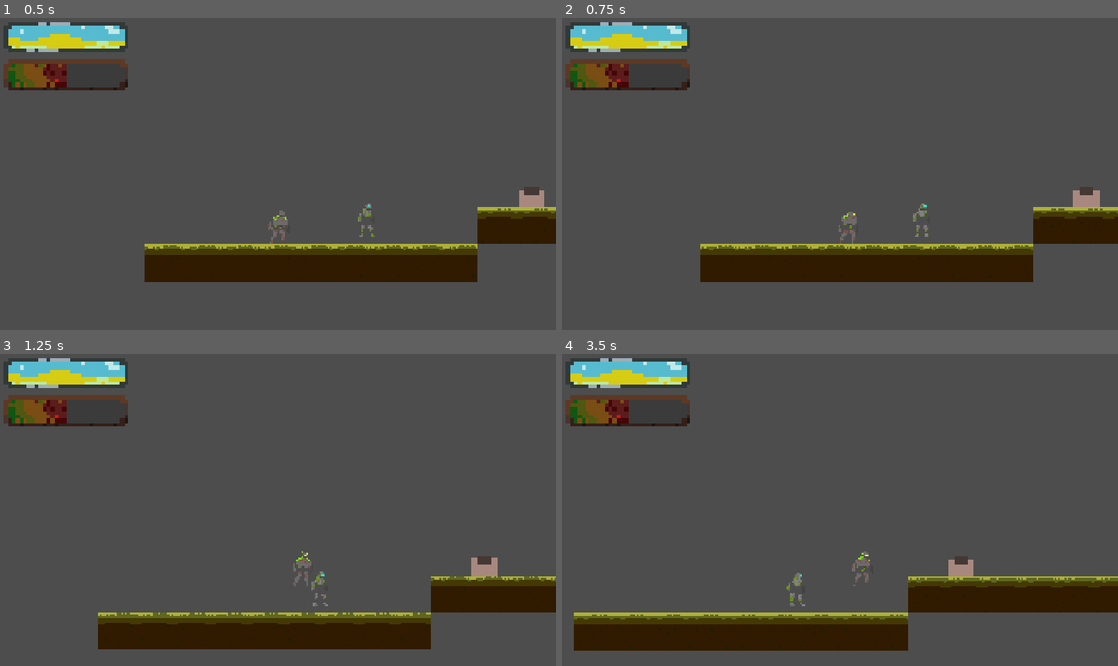
Above: before the commit, frames 1-4 (two rows, left to right).
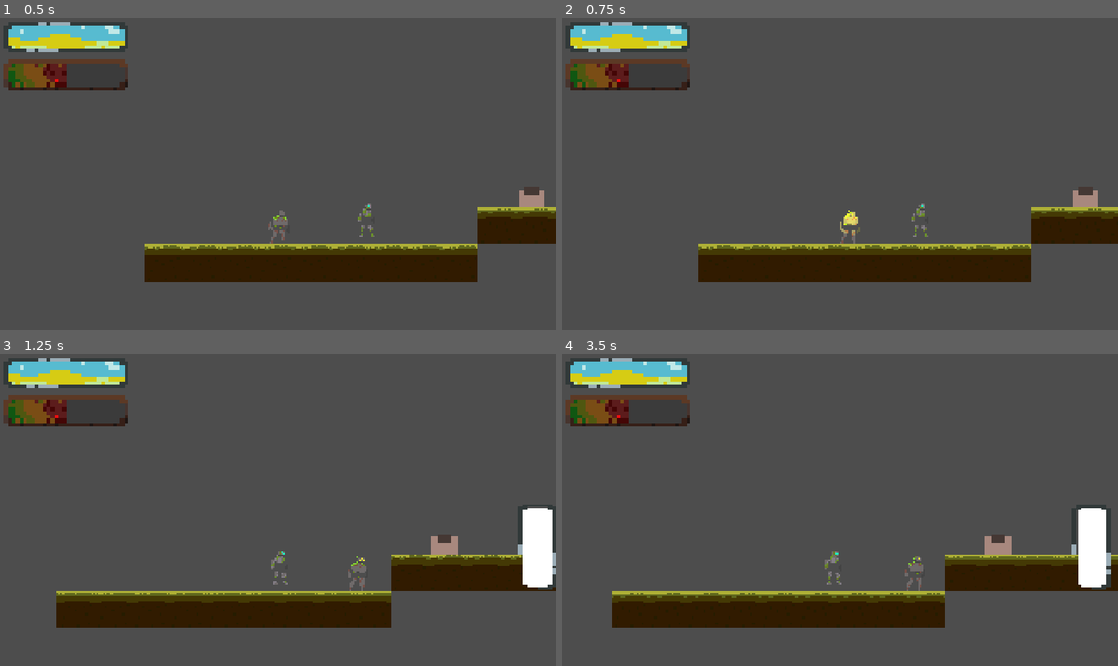
Above: after the commit, the same moments.

Repository: Luduturgist/Tech-2-Platformer
Game: Godot game, scene res://World/Levels/Level 1/Level 1.tscn
The game is run twice, just before and just after one commit, with the same random seed, the same clock (stepped at 60 frames per second) and the same inputs. This scene is started directly instead of the project's main scene.
Inputs:
- Up to frame 1 (0.5 s): no input
- Up to frame 2 (0.75 s): tap Enter (ui_accept) at 0.5 s; hold D (Right) from 0.53 s (still down); tap F (Cheer) at 0.6 s
- Up to frame 3 (1.25 s): keep holding D (Right); tap Space (Jump) at 0.77 s; tap Q (Swing) at 0.8 s
- Up to frame 4 (3.5 s): tap Q (Swing) at 1.35, 3.05 s; tap Space (Jump) at 1.52, 3.02 s; tap E (Interact, bound only after the commit) at 1.55, 2.1 s; release D (Right) at 2.03 s; hold A (Left) 2.03-2.78 s; tap F (Cheer) at 2.3, 2.85 s; hold D (Right) from 2.78 s (still down)

Frame 1 is identical in both runs. In frame 2, 0.7% of the frame differs, in the area x 24-100%, y 54-85%; in frame 3, 17%; in frame 4, 18%, in the area x 2-100%, y 48-96%.
Error before the commit: Invalid call. Nonexistent function '_perform_action' in base 'Resource (Flash_Action)'. (res://Player/Tools/movement.gd:56)

Commit message:
Interacteables

Diff:
--- /dev/null
+++ b/Godot/multiplayer-1/Interacteable/Door/door_object.gd
@@ -0,0 +1,15 @@
+extends Event_Object
+class_name Door_Object
+
+@export var lock_open := true
+@export var door_block: StaticBody2D
+
+func _trigger_event():
+	var value := not door_block.visible
+	if value and lock_open: return
+	rpc("open_door", value)
+
+@rpc("any_peer", "call_local")
+func open_door(value: int):
+	door_block.visible = value
+	door_block.find_child("CollisionShape2D").disabled = not value
--- a/Godot/multiplayer-1/Events/flash_object.gd
+++ b/Godot/multiplayer-1/Interacteable/Events/Flash/flash_object.gd
@@ -1,14 +1,8 @@
-extends Node
+extends Event_Object
 class_name Flash_Object
 
-var obj
-
-func _ready() -> void:
-	var s = self
-	if s is Control:
-		obj = s
-	elif s is Node2D:
-		obj = s
+func _trigger_event():
+	rpc("flash")
 
 var flash_timer: float = 0
 func _process(delta: float) -> void:
--- /dev/null
+++ b/Godot/multiplayer-1/Interacteable/Events/multi_event.gd
@@ -0,0 +1,8 @@
+extends Event
+class_name MultiEvent
+
+@export var actions: Array[Event]
+
+func _perform_event():
+	for a in actions:
+		a._perform_event()
--- /dev/null
+++ b/Godot/multiplayer-1/Interacteable/event_object.gd
@@ -0,0 +1,14 @@
+@abstract
+extends Node
+class_name Event_Object
+
+var obj
+
+@abstract func _trigger_event()
+
+func _ready() -> void:
+	var s = self
+	if s is Control:
+		obj = s
+	elif s is Node2D:
+		obj = s
--- a/Godot/multiplayer-1/Interacteable/interacteable.gd
+++ b/Godot/multiplayer-1/Interacteable/interacteable.gd
@@ -1,7 +1,12 @@
 extends Node2D
+class_name Interacteable
 
 @export var light: Node
 @export var player_area: Area2D
+
+@export var event_objects: Array[Event_Object]
+
+var local := true
 
 func _ready() -> void:
 	player_area.body_entered.connect(try_player.bind(1))
@@ -10,6 +15,14 @@
 func try_player(body: Node2D, i: int):
 	if body is PlayerMovement and body.local:
 		rpc("flip_light", i)
+		if i > 0:
+			body.interact.connect(interact)
+		else:
+			body.interact.disconnect(interact)
+
+func interact():
+	for e in event_objects:
+		e._trigger_event()
 
 var contacts: int = 0
 @rpc("any_peer", "call_local")
--- a/Godot/multiplayer-1/Player/Actions/Swing/swing_action.gd
+++ b/Godot/multiplayer-1/Player/Actions/Swing/swing_action.gd
@@ -3,7 +3,7 @@
 
 @export var swing:= 500
 
-func _perform_event():
+func _perform_action():
 	var friend:= Game.active.friend.position
 	var diff = friend - move.position
 	var dir = diff.normalized() * swing
--- a/Godot/multiplayer-1/Player/Actions/action.gd
+++ b/Godot/multiplayer-1/Player/Actions/action.gd
@@ -1,8 +1,12 @@
 @abstract
-extends Event
+extends Resource
 class_name Action
 
 var move: PlayerMovement
 
 func _start(m: PlayerMovement):
 	move = m
+
+func _update(_delta: float): pass
+
+@abstract func _perform_action()
--- /dev/null
+++ b/Godot/multiplayer-1/Player/Actions/event_action.gd
@@ -0,0 +1,9 @@
+extends Action
+class_name Event_Action
+
+@export var event_path: NodePath
+
+func _perform_action():
+	var e = move.get_node(event_path)
+	if e is Event_Object:
+		e._trigger_event()
--- a/Godot/multiplayer-1/Player/Actions/flash_action.gd
+++ /dev/null
@@ -1,12 +0,0 @@
-extends Action
-class_name Flash_Action
-
-@export var flash_object_path: NodePath
-var obj: Flash_Object
-
-func _start(m: PlayerMovement):
-	super(m)
-	obj = m.get_node(flash_object_path)
-
-func _perform_event():
-	obj.rpc("flash")
--- a/Godot/multiplayer-1/Player/Actions/multi_event.gd
+++ /dev/null
@@ -1,8 +0,0 @@
-extends Action
-class_name MultiAction
-
-@export var actions: Array[Action]
-
-func _perform_action():
-	for a in actions:
-		a._perform_action()
--- a/Godot/multiplayer-1/Player/Player A.tscn
+++ b/Godot/multiplayer-1/Player/Player A.tscn
@@ -1,16 +1,26 @@
 [gd_scene format=3 uid="uid://b815wdlnbej0k"]
 
 [ext_resource type="Script" uid="uid://kgmx640u8hqm" path="res://Player/Tools/movement.gd" id="1_34jae"]
-[ext_resource type="Script" uid="uid://d3lhj80udymsw" path="res://Player/Actions/flash_action.gd" id="2_4vxld"]
 [ext_resource type="SpriteFrames" uid="uid://biefndx62v67a" path="res://Player/Soil/Idle/soil_idle.tres" id="2_f827i"]
+[ext_resource type="Script" uid="uid://dcx174ajy1vu8" path="res://Player/Actions/event_action.gd" id="2_jprxu"]
 [ext_resource type="Texture2D" uid="uid://cwa5o32jhrfpo" path="res://Player/Soil/Soil.png" id="2_n1ja2"]
 [ext_resource type="Texture2D" uid="uid://dbdgqdgklcc2" path="res://World/Basic Light.png" id="3_essyl"]
-[ext_resource type="Script" uid="uid://bl6yd8ir0op6x" path="res://Events/flash_object.gd" id="5_gkydo"]
+[ext_resource type="Script" uid="uid://tv13wd5op1f0" path="res://Player/Actions/Swing/swing_action.gd" id="3_whria"]
+[ext_resource type="Script" uid="uid://bl6yd8ir0op6x" path="res://Interacteable/Events/Flash/flash_object.gd" id="5_gkydo"]
 
-[sub_resource type="Resource" id="Resource_gkydo"]
-script = ExtResource("2_4vxld")
-flash_object_path = NodePath("CollisionShape2D/Cheer")
-metadata/_custom_type_script = "uid://d3lhj80udymsw"
+[sub_resource type="Resource" id="Resource_0idku"]
+script = ExtResource("2_jprxu")
+event_path = NodePath("CollisionShape2D/Cheer")
+metadata/_custom_type_script = "uid://dcx174ajy1vu8"
+
+[sub_resource type="Resource" id="Resource_fwbis"]
+script = ExtResource("2_jprxu")
+event_path = NodePath("CollisionShape2D/Pain")
+metadata/_custom_type_script = "uid://dcx174ajy1vu8"
+
+[sub_resource type="Resource" id="Resource_nxf8r"]
+script = ExtResource("3_whria")
+metadata/_custom_type_script = "uid://tv13wd5op1f0"
 
 [sub_resource type="SceneReplicationConfig" id="SceneReplicationConfig_n1ja2"]
 properties/0/path = NodePath(".:position")
@@ -28,7 +38,9 @@
 collision_layer = 2
 collision_mask = 2
 script = ExtResource("1_34jae")
-friendly = SubResource("Resource_gkydo")
+friendly = SubResource("Resource_0idku")
+pain_feedback = SubResource("Resource_fwbis")
+move_ability = SubResource("Resource_nxf8r")
 pivot = NodePath("CollisionShape2D")
 
 [node name="MultiplayerSynchronizer" type="MultiplayerSynchronizer" parent="." unique_id=1083919850]
--- a/Godot/multiplayer-1/Player/Player B.tscn
+++ b/Godot/multiplayer-1/Player/Player B.tscn
@@ -2,14 +2,24 @@
 
 [ext_resource type="Script" uid="uid://kgmx640u8hqm" path="res://Player/Tools/movement.gd" id="1_yifjq"]
 [ext_resource type="Texture2D" uid="uid://13tc3ugs71yv" path="res://Player/River/River.png" id="2_8w4ie"]
-[ext_resource type="Script" uid="uid://d3lhj80udymsw" path="res://Player/Actions/flash_action.gd" id="2_sln64"]
+[ext_resource type="Script" uid="uid://dcx174ajy1vu8" path="res://Player/Actions/event_action.gd" id="2_ak3bm"]
+[ext_resource type="Script" uid="uid://tv13wd5op1f0" path="res://Player/Actions/Swing/swing_action.gd" id="3_c2tom"]
 [ext_resource type="Texture2D" uid="uid://dbdgqdgklcc2" path="res://World/Basic Light.png" id="3_sln64"]
-[ext_resource type="Script" uid="uid://bl6yd8ir0op6x" path="res://Events/flash_object.gd" id="5_ak3bm"]
+[ext_resource type="Script" uid="uid://bl6yd8ir0op6x" path="res://Interacteable/Events/Flash/flash_object.gd" id="5_ak3bm"]
 
-[sub_resource type="Resource" id="Resource_jprxu"]
-script = ExtResource("2_sln64")
-flash_object_path = NodePath("CollisionShape2D/Cheer")
-metadata/_custom_type_script = "uid://d3lhj80udymsw"
+[sub_resource type="Resource" id="Resource_sln64"]
+script = ExtResource("2_ak3bm")
+event_path = NodePath("CollisionShape2D/Cheer")
+metadata/_custom_type_script = "uid://dcx174ajy1vu8"
+
+[sub_resource type="Resource" id="Resource_ak3bm"]
+script = ExtResource("2_ak3bm")
+event_path = NodePath("CollisionShape2D/Pain")
+metadata/_custom_type_script = "uid://dcx174ajy1vu8"
+
+[sub_resource type="Resource" id="Resource_gkydo"]
+script = ExtResource("3_c2tom")
+metadata/_custom_type_script = "uid://tv13wd5op1f0"
 
 [sub_resource type="SceneReplicationConfig" id="SceneReplicationConfig_yifjq"]
 properties/0/path = NodePath(".:position")
@@ -27,7 +37,10 @@
 collision_layer = 2
 collision_mask = 2
 script = ExtResource("1_yifjq")
-friendly = SubResource("Resource_jprxu")
+friendly = SubResource("Resource_sln64")
+pain_feedback = SubResource("Resource_ak3bm")
+move_ability = SubResource("Resource_gkydo")
+golem = 1
 pivot = NodePath("CollisionShape2D")
 
 [node name="MultiplayerSynchronizer" type="MultiplayerSynchronizer" parent="." unique_id=1420099787]
--- a/Godot/multiplayer-1/Player/Tools/movement.gd
+++ b/Godot/multiplayer-1/Player/Tools/movement.gd
@@ -1,8 +1,9 @@
+@icon("res://Player/Soil/Soil.png")
 extends CharacterBody2D
 class_name PlayerMovement
 
-@export var friendly: Action = Flash_Action.new()
-@export var pain_feedback: Action = Flash_Action.new()
+@export var friendly: Action
+@export var pain_feedback: Action
 @export var move_ability: Action = Swing_Action.new()
 @export var golem: Golem
 
@@ -20,11 +21,13 @@
 var energy: Energy
 static var active: PlayerMovement
 var local: bool
+signal interact
 
 enum Golem {Soil, River}
 
 func _ready() -> void:
-	friendly._start(self)
+	if friendly: friendly._start(self)
+	if pain_feedback: pain_feedback._start(self)
 
 func dress() -> void:
 	active = self
@@ -57,6 +60,8 @@
 
 	if Input.is_action_just_pressed("Jump") and is_on_floor(): velocity.y = -jump
 
+	if Input.is_action_just_pressed("Interact"): interact.emit()
+
 	process_move(delta)
 
 func process_move(delta: float):
--- a/Godot/multiplayer-1/UI/Menus/Level Select.tscn
+++ b/Godot/multiplayer-1/UI/Menus/Level Select.tscn
@@ -1,7 +1,7 @@
 [gd_scene format=3 uid="uid://051cxfa2ec0p"]
 
 [ext_resource type="Script" uid="uid://ww1bxlixkt33" path="res://UI/Menus/level_select.gd" id="1_406it"]
-[ext_resource type="Script" uid="uid://bl6yd8ir0op6x" path="res://Events/flash_object.gd" id="2_qfsfe"]
+[ext_resource type="Script" uid="uid://bl6yd8ir0op6x" path="res://Interacteable/Events/Flash/flash_object.gd" id="2_qfsfe"]
 
 [node name="LevelSelect" type="CanvasLayer" unique_id=1351488328 node_paths=PackedStringArray("buttons", "flashes")]
 script = ExtResource("1_406it")
--- a/Godot/multiplayer-1/World/Levels/Level 1/Level 1.tscn
+++ b/Godot/multiplayer-1/World/Levels/Level 1/Level 1.tscn
@@ -6,16 +6,16 @@
 [ext_resource type="PackedScene" uid="uid://btvsqab4xkf0q" path="res://Player/Tools/Camera Follow.tscn" id="3_o7uj6"]
 [ext_resource type="PackedScene" uid="uid://b815wdlnbej0k" path="res://Player/Player A.tscn" id="4_cgekv"]
 [ext_resource type="PackedScene" uid="uid://d11aymhapnwew" path="res://Player/Player B.tscn" id="5_moakd"]
-[ext_resource type="Script" uid="uid://d3lhj80udymsw" path="res://Player/Actions/flash_action.gd" id="6_tcduv"]
 [ext_resource type="Script" uid="uid://46d3ayd01ra7" path="res://Interacteable/interacteable.gd" id="8_fp4rx"]
-[ext_resource type="Script" uid="uid://bl6yd8ir0op6x" path="res://Events/flash_object.gd" id="8_qoxgt"]
-
-[sub_resource type="Resource" id="Resource_8ghjs"]
-script = ExtResource("6_tcduv")
-metadata/_custom_type_script = "uid://d3lhj80udymsw"
+[ext_resource type="Script" uid="uid://bl6yd8ir0op6x" path="res://Interacteable/Events/Flash/flash_object.gd" id="8_qoxgt"]
+[ext_resource type="Script" uid="uid://b27nvv6imn8gp" path="res://Interacteable/Door/door_object.gd" id="9_fp4rx"]
+[ext_resource type="Texture2D" uid="uid://dij506xchx0on" path="res://UI/GUI/Energy Bar.png" id="10_t3nu2"]
 
 [sub_resource type="RectangleShape2D" id="RectangleShape2D_fp4rx"]
 size = Vector2(34, 20)
+
+[sub_resource type="RectangleShape2D" id="RectangleShape2D_t3nu2"]
+size = Vector2(26, 43)
 
 [node name="Level1" type="Node2D" unique_id=1985103288 node_paths=PackedStringArray("playerA", "playerB", "camera", "gui")]
 script = ExtResource("1_5yvi0")
@@ -37,16 +37,17 @@
 
 [node name="Player A" parent="." unique_id=1254970227 instance=ExtResource("4_cgekv")]
 position = Vector2(-109, -22)
-pain_feedback = SubResource("Resource_8ghjs")
 
 [node name="Player B" parent="." unique_id=228450361 instance=ExtResource("5_moakd")]
 position = Vector2(-32, -22)
 
-[node name="Interacteable" type="Node2D" parent="." unique_id=1954835801 node_paths=PackedStringArray("light", "player_area")]
+[node name="Interacteable" type="Node2D" parent="." unique_id=1954835801 node_paths=PackedStringArray("light", "player_area", "event_objects")]
 position = Vector2(110, -32)
 script = ExtResource("8_fp4rx")
 light = NodePath("Panel On")
 player_area = NodePath("Area2D")
+event_objects = [NodePath("../Door")]
+metadata/_edit_group_ = true
 
 [node name="ColorRect" type="ColorRect" parent="Interacteable" unique_id=1453494778]
 anchors_preset = 7
@@ -96,3 +97,42 @@
 [node name="CollisionShape2D" type="CollisionShape2D" parent="Interacteable/Area2D" unique_id=1476173058]
 position = Vector2(0, -10)
 shape = SubResource("RectangleShape2D_fp4rx")
+
+[node name="Door" type="Node2D" parent="." unique_id=1095740491 node_paths=PackedStringArray("door_block")]
+position = Vector2(182, -32)
+script = ExtResource("9_fp4rx")
+door_block = NodePath("Block")
+
+[node name="Sprite2D" type="Sprite2D" parent="Door" unique_id=84205515]
+z_index = -1
+position = Vector2(0, -6)
+rotation = -1.5707964
+scale = Vector2(2.3033211, 4.226361)
+texture = ExtResource("10_t3nu2")
+vframes = 8
+
+[node name="Sprite2D2" type="Sprite2D" parent="Door" unique_id=1918853555]
+z_index = 1
+position = Vector2(17, -6)
+rotation = -1.5707964
+scale = Vector2(2.3033211, 4.226361)
+texture = ExtResource("10_t3nu2")
+vframes = 8
+frame = 1
+
+[node name="Block" type="StaticBody2D" parent="Door" unique_id=1876634525]
+position = Vector2(9, 0)
+
+[node name="CollisionShape2D" type="CollisionShape2D" parent="Door/Block" unique_id=314885130]
+position = Vector2(0, -21.5)
+shape = SubResource("RectangleShape2D_t3nu2")
+
+[node name="Sprite2D" type="Sprite2D" parent="Door/Block" unique_id=359817531]
+modulate = Color(17.275812, 17.275812, 17.275812, 1)
+position = Vector2(0, -5.8435364)
+rotation = -1.5707964
+scale = Vector2(2.3033211, 4.226361)
+texture = ExtResource("10_t3nu2")
+offset = Vector2(1, 0)
+vframes = 4
+frame = 1
--- a/Godot/multiplayer-1/project.godot
+++ b/Godot/multiplayer-1/project.godot
@@ -29,10 +29,10 @@
 
 folder_colors={
 "res://Debug/": "gray",
-"res://Events/": "purple",
-"res://Events/Flash/": "yellow",
 "res://Game Logic/": "green",
 "res://Interacteable/": "teal",
+"res://Interacteable/Events/": "purple",
+"res://Interacteable/Events/Flash/": "yellow",
 "res://Player/": "orange",
 "res://Player/Actions/Swing/": "pink",
 "res://Player/River/": "blue",
@@ -87,6 +87,11 @@
 "events": [Object(InputEventKey,"resource_local_to_scene":false,"resource_name":"","device":-1,"window_id":0,"alt_press …(192 unchanged characters)…
 ]
 }
+Interact={
+"deadzone": 0.2,
+"events": [Object(InputEventKey,"resource_local_to_scene":false,"resource_name":"","device":-1,"window_id":0,"alt_pressed":false,"shift_pressed":false,"ctrl_pressed":false,"meta_pressed":false,"pressed":false,"keycode":0,"physical_keycode":69,"key_label":0,"unicode":101,"location":0,"echo":false,"script":null)
+]
+}
 
 [layer_names]
 
Not shown, added: Godot/multiplayer-1/Interacteable/Door/door_object.gd.uid
Renamed: Godot/multiplayer-1/Events/flash_object.gd.uid -> Godot/multiplayer-1/Interacteable/Events/Flash/flash_object.gd.uid
Renamed: Godot/multiplayer-1/Events/event.gd -> Godot/multiplayer-1/Interacteable/Events/event.gd
Renamed: Godot/multiplayer-1/Events/event.gd.uid -> Godot/multiplayer-1/Interacteable/Events/event.gd.uid
Renamed: Godot/multiplayer-1/Player/Actions/multi_event.gd.uid -> Godot/multiplayer-1/Interacteable/Events/multi_event.gd.uid
Not shown, added: Godot/multiplayer-1/Interacteable/event_object.gd.uid
Not shown, added: Godot/multiplayer-1/Player/Actions/event_action.gd.uid
Not shown, removed: Godot/multiplayer-1/Player/Actions/flash_action.gd.uid
